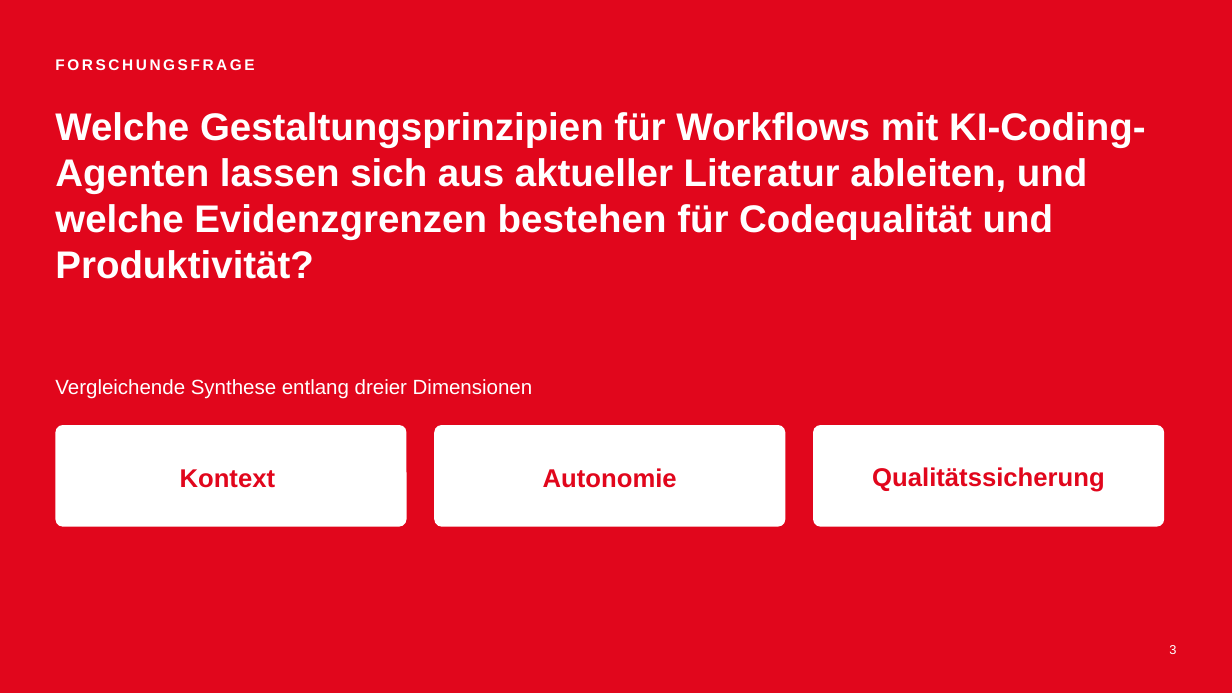
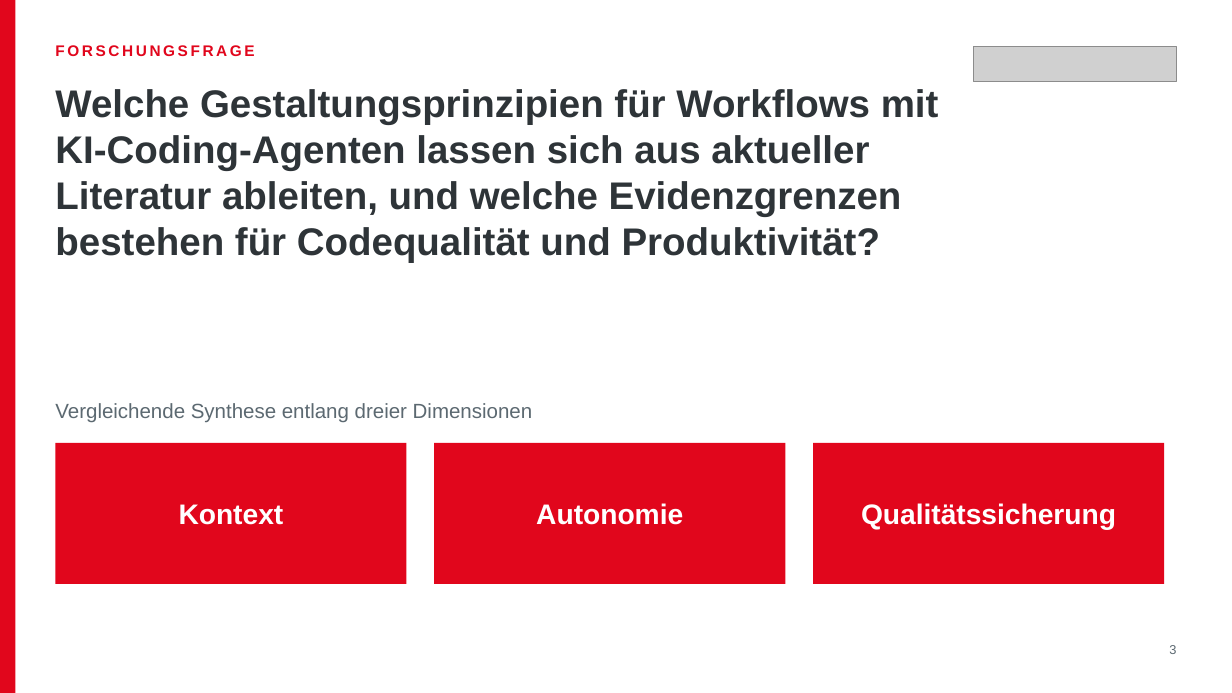
Before and after one commit to Spaculea/neue_konzepte_informatik_abgabe, a slide deck: slide 3 of CODEX/praesentation/KI-Coding-Agenten_Praesentation.pptx. Drawn at 1232x693 pixels with LibreOffice and Linux fonts; fonts in the diff are those of the drawing; grey boxes stand for pictures. Boxes give left, top, right and bottom in pixels: in the first picture for what was removed or moved away, otherwise in the second. Text is boxed around its words. In the diff, an @@ line names an element or a change of style, - is before the commit and + after.

```diff
--- a/CODEX/praesentation/KI-Coding-Agenten_Praesentation.pptx
+++ b/CODEX/praesentation/KI-Coding-Agenten_Praesentation.pptx
@@ background #E1061C to #FFFFFF @@
@@ rectangle added at [0, 0, 16, 693], fill #E1061C @@
@@ text "FORSCHUNGSFRAGE": place and size @@
-text "FORSCHUNGSFRAGE" at [55, 59, 254, 70]
+text "FORSCHUNGSFRAGE" at [55, 45, 254, 56]
@@ text "FORSCHUNGSFRAGE" at [55, 45, 254, 56]: text colour #FFFFFF to #E1061C @@
@@ picture added at [973, 46, 1177, 82] @@
@@ title "Welche Gestaltungsprinzipien für Workflows mit ...": place and size @@
-title "Welche Gestaltungsprinzipien für Workflows mit ..." at [55, 112, 1145, 240]
+title "Welche Gestaltungsprinzipien für Workflows mit ..." at [55, 89, 939, 263]
@@ title "Welche Gestaltungsprinzipien für Workflows mit ..." at [55, 89, 939, 263]: text colour #FFFFFF to #2E3438 @@
@@ text "Vergleichende Synthese entlang dreier Dimensionen" at [55, 403, 533, 422]: text colour #FFFFFF to #5C6971 @@
@@ text "Vergleichende Synthese entlang dreier Dimensionen": place and size @@
-text "Vergleichende Synthese entlang dreier Dimensionen" at [55, 379, 533, 399]
+text "Vergleichende Synthese entlang dreier Dimensionen" at [55, 403, 533, 422]
@@ size 20 to 22 pt, text colour #E1061C to #FFFFFF in 3 elements at [536, 503, 683, 525], [861, 503, 1116, 530], [179, 504, 284, 525] @@
@@ text "Kontext": place and size @@
-text "Kontext" at [180, 469, 276, 488]
+text "Kontext" at [179, 504, 284, 525]
@@ rounded rectangle removed at [55, 425, 407, 527] @@
@@ rectangle added at [55, 443, 407, 584], fill #E1061C @@
@@ text "Autonomie": place and size @@
-text "Autonomie" at [543, 468, 677, 488]
+text "Autonomie" at [536, 503, 683, 525]
@@ rounded rectangle removed at [434, 425, 786, 527] @@
@@ rectangle added at [434, 443, 786, 584], fill #E1061C @@
@@ text "Qualitätssicherung": place and size @@
-text "Qualitätssicherung" at [872, 467, 1105, 492]
+text "Qualitätssicherung" at [861, 503, 1116, 530]
@@ rounded rectangle removed at [813, 425, 1165, 527] @@
@@ rectangle added at [813, 443, 1165, 584], fill #E1061C @@
@@ page number at [1169, 645, 1176, 654]: text colour #FFFFFF to #5C6971 @@
```
